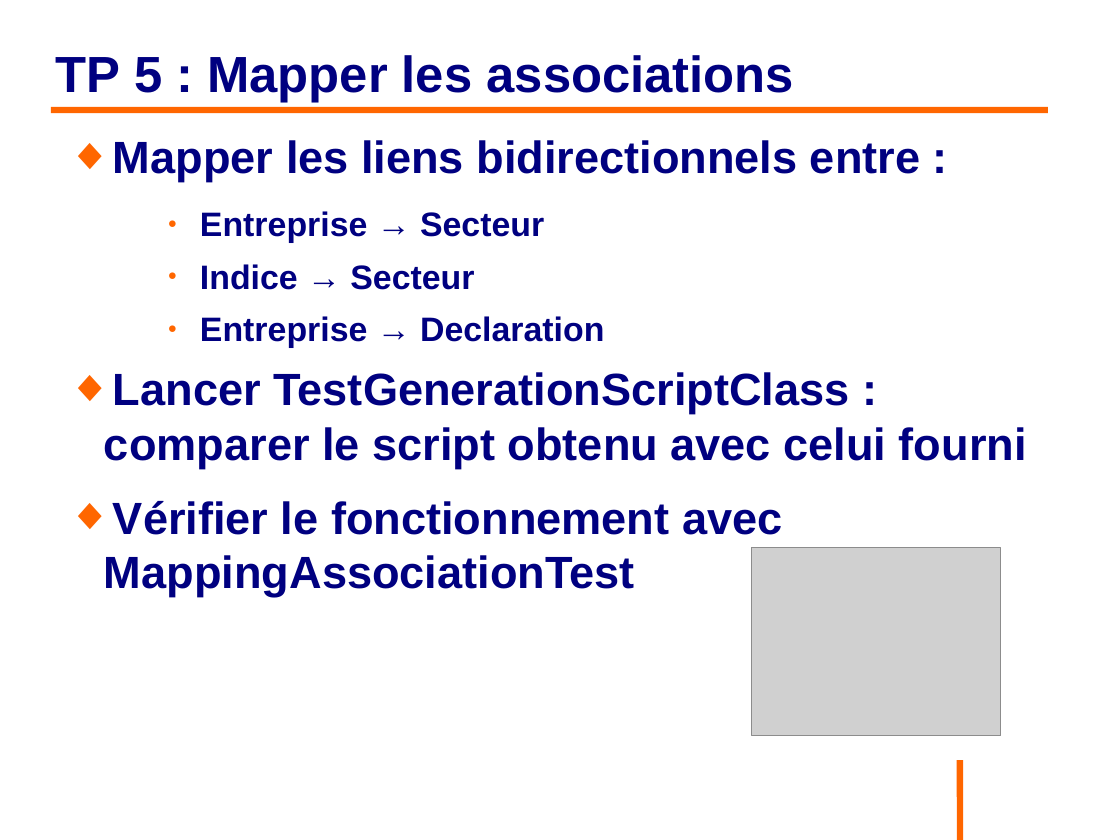
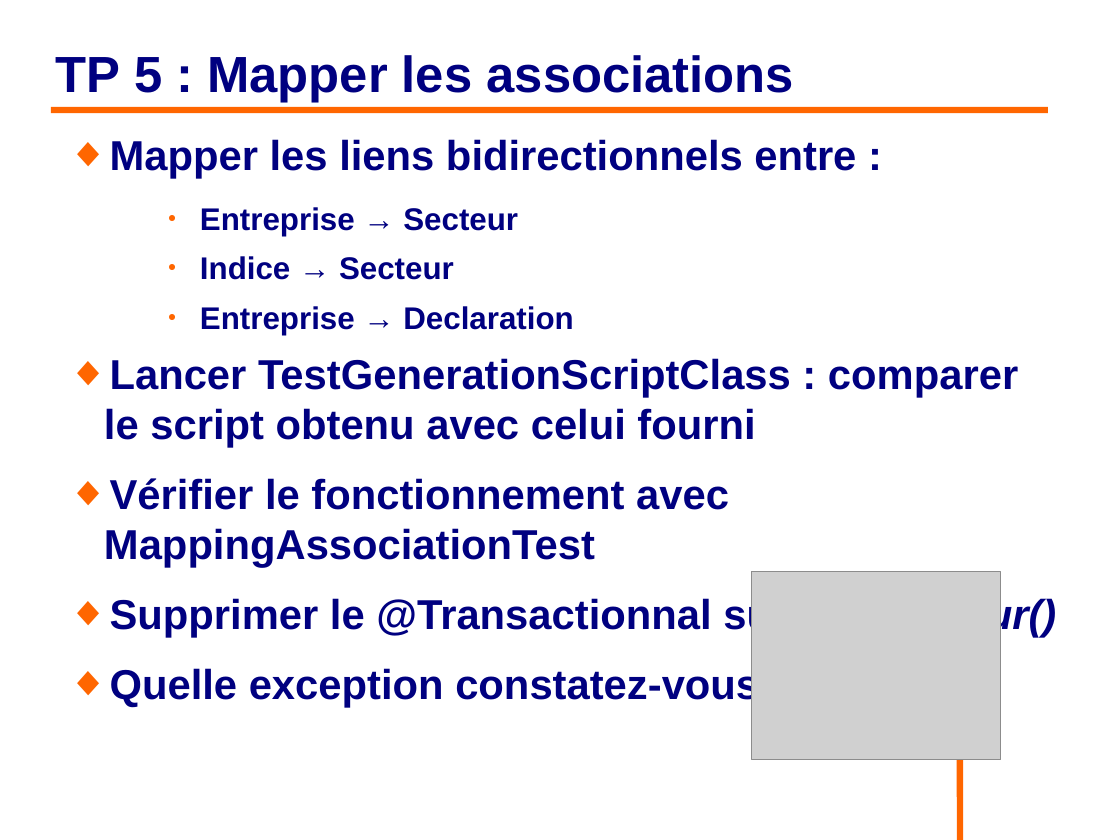
Before and after one commit to philphils/formation-hibernate-basique, a slide deck: slide 92 of Documentation/diapo_formation_hibernate.odp. Drawn at 1120x840 pixels with LibreOffice and Linux fonts; fonts in the diff are those of the drawing; grey boxes stand for pictures; background and template pictures are left out. Boxes give left, top, right and bottom in pixels: in the first picture for what was removed or moved away, otherwise in the second. Text is boxed around its words. In the diff, an @@ line names an element or a change of style, - is before the commit and + after.

```diff
--- a/Documentation/diapo_formation_hibernate.odp
+++ b/Documentation/diapo_formation_hibernate.odp
@@ text at (x1=104, y1=139, x2=1018, y2=568): size 32 to 29.6 pt in "Mapper les liens bidirectionnels entre :", "Lancer TestGenerationScriptClass : comparer le script obtenu ...", "Vérifier le fonctionnement avec MappingAssociationTest"; size 24 to 22.2 pt in "Entreprise → Secteur", "Indice → Secteur", "Entreprise → Declaration" @@
@@ text at (x1=110, y1=596, x2=1056, y2=708): paragraphs added @@
+◆ Supprimer le @Transactionnal sur testSecteur()
+◆ Quelle exception constatez-vous ?
@@ picture moved from (x1=752, y1=548, x2=1001, y2=736) to (x1=752, y1=572, x2=1001, y2=760) @@
```
Also in this commit, not shown: 17 other slides changed, 1 slide added, 1 slide removed.
